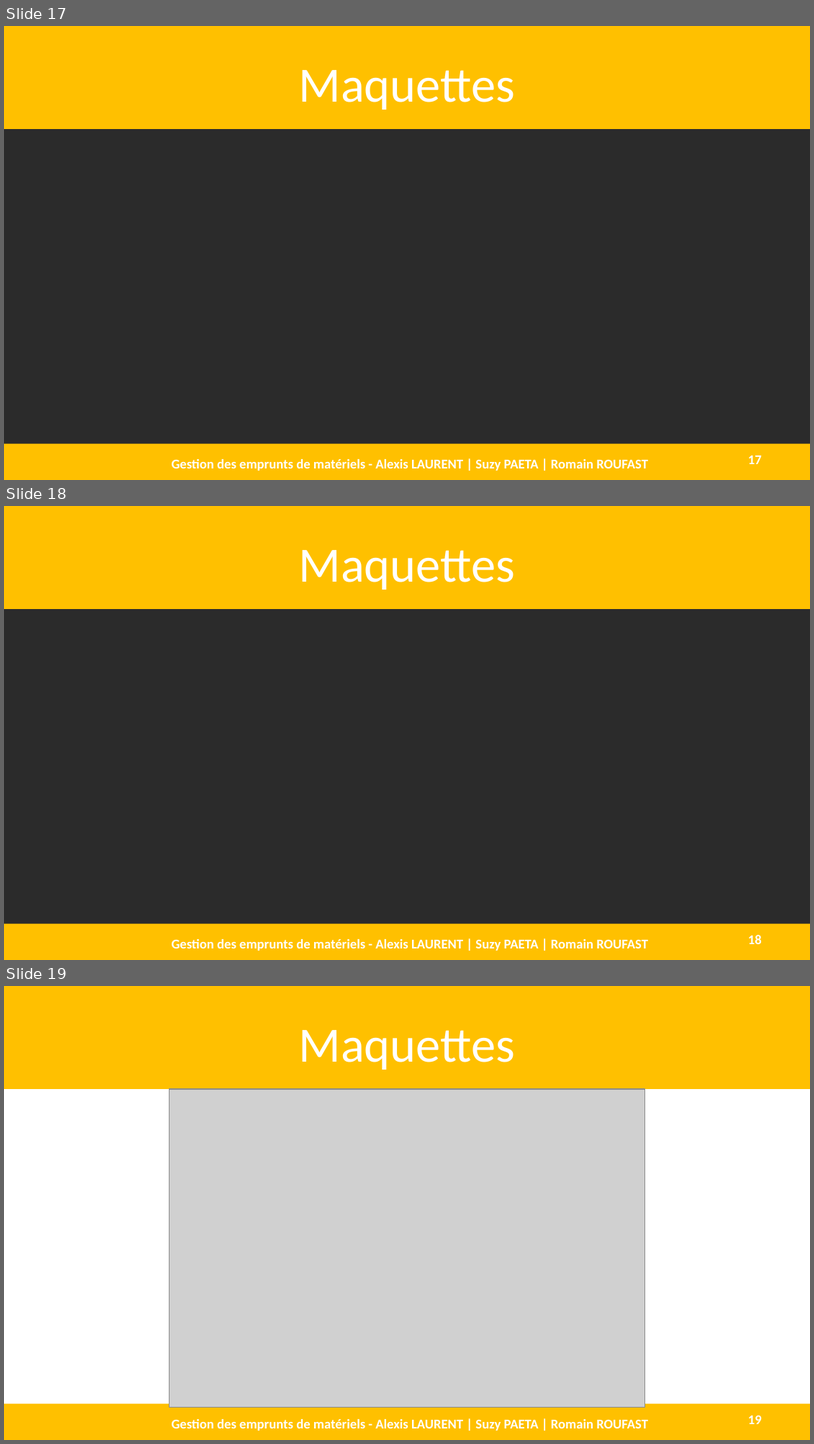
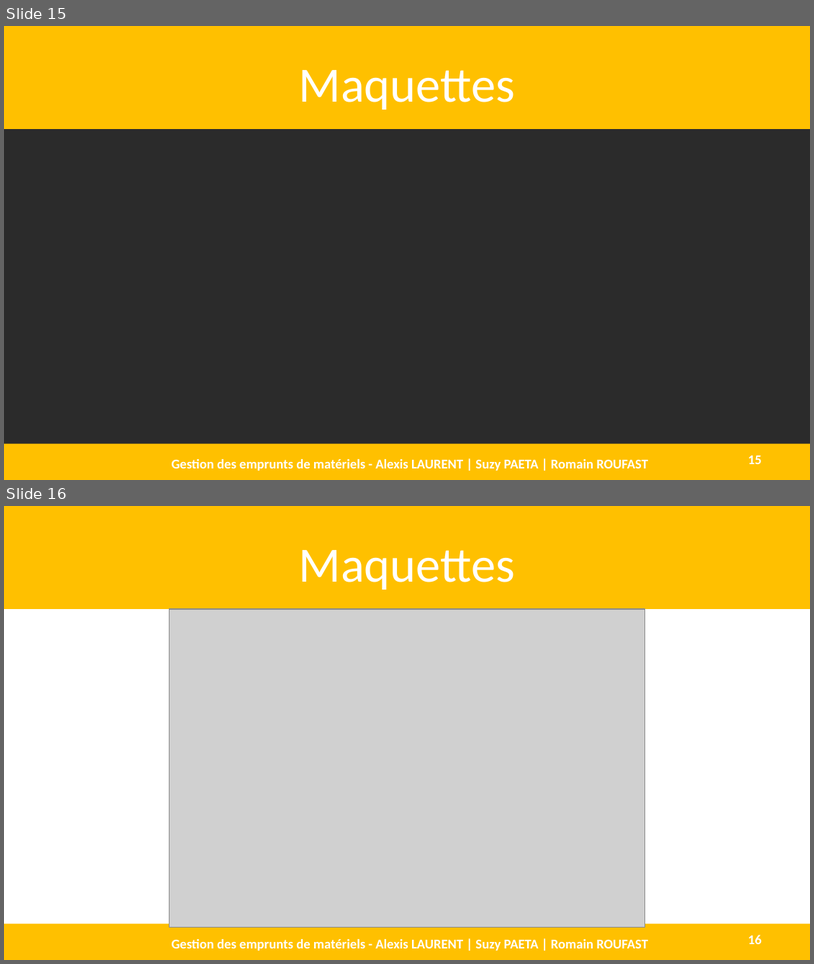
Before and after one commit to AlexisLaurent/Gestion_des_Emprunts, a slide deck: Livrables/D1.3 - DEF.pptx. Shown one above the other, each under a label of ours: slides 17, 18 and 19 before the commit, slides 15 and 16 after it. The pictures are 814x1444 and 814x964 pixels, drawn with LibreOffice and Linux fonts; fonts in the diff are those of the drawing; grey boxes stand for pictures; background and template pictures are left out; a plain dark background stands for a picture behind light text. Boxes give left, top, right and bottom in pixels: in the first picture for what was removed or moved away, otherwise in the second. Text is boxed around its words. In the diff, an @@ line names an element or a change of style, - is before the commit and + after.

```diff
--- a/Livrables/D1.3 - DEF.pptx
+++ b/Livrables/D1.3 - DEF.pptx
@@ slide 18 removed at box(4, 506, 810, 960), background picture (left out) @@
@@ rectangle removed at box(4, 506, 810, 609) @@
@@ title removed at box(299, 550, 515, 590) @@
-Maquettes
@@ rectangle removed at box(4, 923, 810, 959) @@
@@ page number removed at box(748, 934, 762, 944) @@
-18
@@ text removed at box(172, 939, 648, 950) @@
-Gestion des emprunts de matériels - Alexis LAURENT | Suzy PAETA | Romain ROUFAST
@@ what was slide 17 is now slide 15 @@
@@ page number at box(748, 455, 762, 464): text changed @@
-17
+15
@@ what was slide 19 is now slide 16 @@
@@ page number at box(748, 934, 762, 944): text changed @@
-19
+16
```
Also in this commit, not shown: 2 other slides removed.
